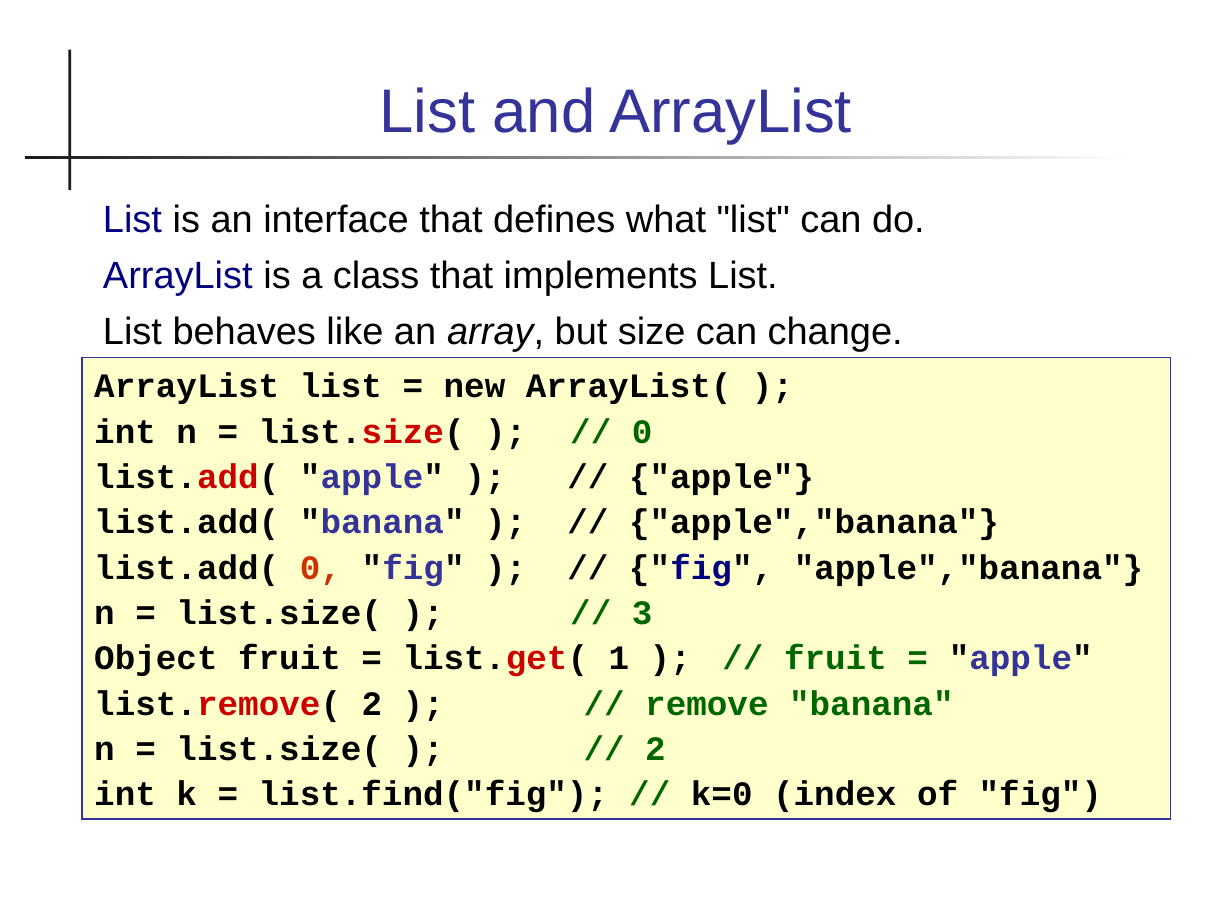
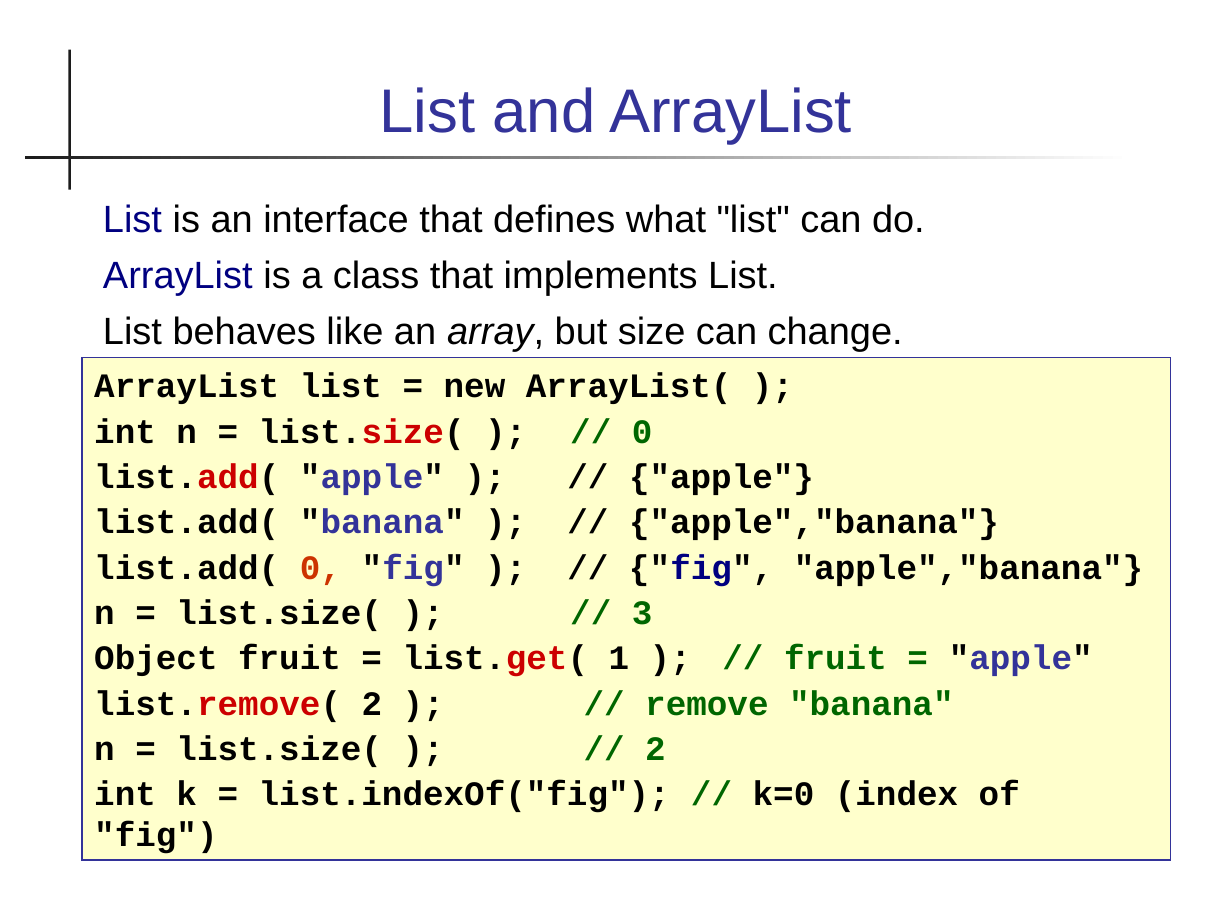
Before and after one commit to skeoop/skeoop.github.io, a slide deck: slide 6 of week3/Collections.ppt (slide 5 before the commit). Drawn at 1232x924 pixels with LibreOffice and Linux fonts; fonts in the diff are those of the drawing. Boxes give left, top, right and bottom in pixels: in the first picture for what was removed or moved away, otherwise in the second. Text is boxed around its words. In the diff, an @@ line names an element or a change of style, - is before the commit and + after.

```diff
--- a/week3/Collections.ppt
+++ b/week3/Collections.ppt
@@ rectangle "ArrayList list = new ArrayList( ...": place and size @@
-rectangle "ArrayList list = new ArrayList( ..." at bbox=[83, 357, 1170, 819]
+rectangle "ArrayList list = new ArrayList( ..." at bbox=[83, 357, 1170, 860]
@@ text in rectangle at bbox=[94, 780, 1020, 854]: text changed @@
-int k = list.find("fig"); // k=0 (index of "fig")
+int k = list.indexOf("fig"); // k=0 (index of "fig")
```
Also in this commit, not shown: 12 other slides changed, 1 slide added, 10 other files.
